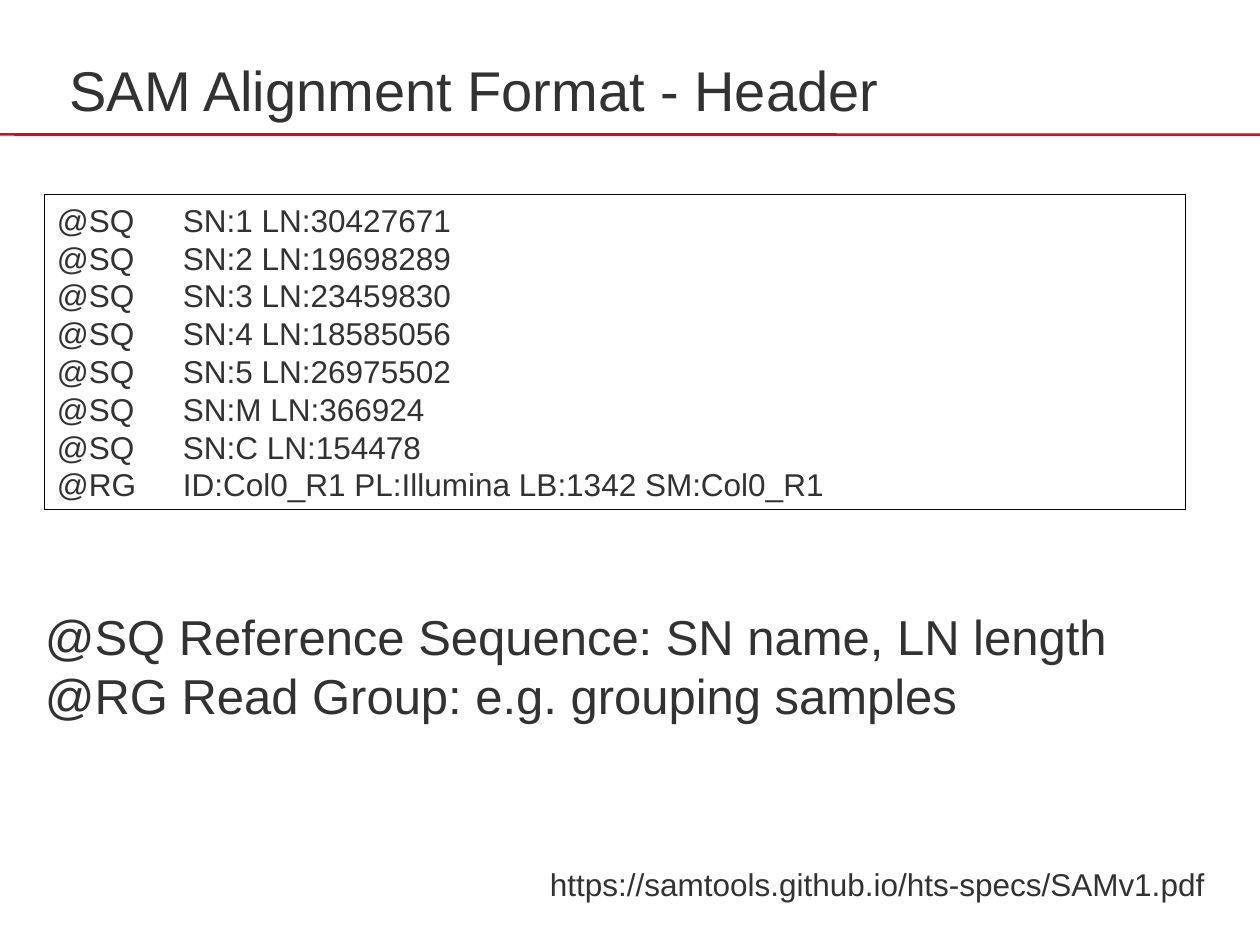
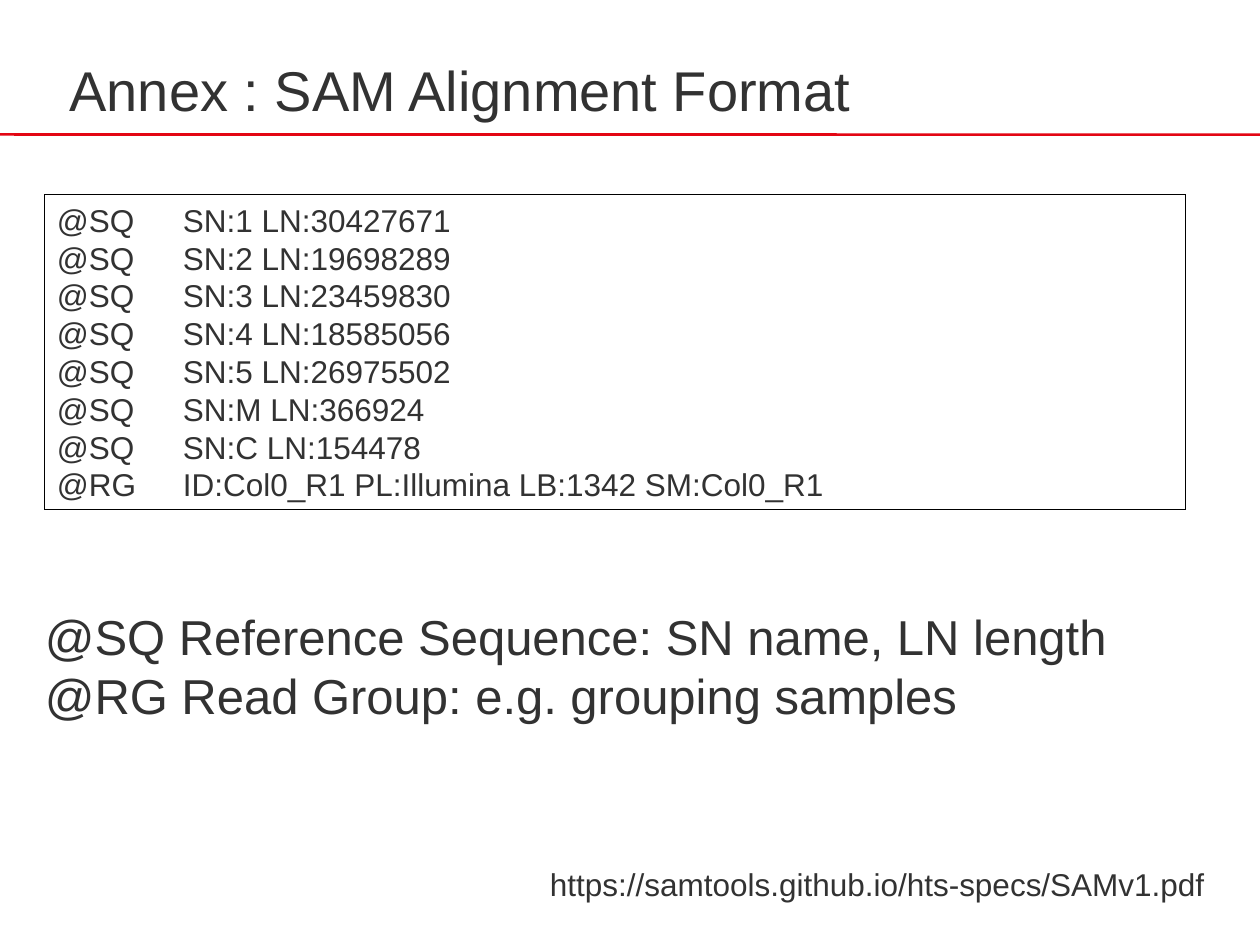
Before and after one commit to sib-swiss/RNAseq-introduction-training, a slide deck: slide 22 of docs/assets/pptx/RNA-Seq_04_Mapping.pptx (slide 15 before the commit). Drawn at 1260x945 pixels with LibreOffice and Linux fonts; fonts in the diff are those of the drawing. Boxes give left, top, right and bottom in pixels: in the first picture for what was removed or moved away, otherwise in the second. Text is boxed around its words. In the diff, an @@ line names an element or a change of style, - is before the commit and + after.

```diff
--- a/docs/assets/pptx/RNA-Seq_04_Mapping.pptx
+++ b/docs/assets/pptx/RNA-Seq_04_Mapping.pptx
@@ text at bbox=[69, 70, 850, 121]: text changed @@
-SAM Alignment Format - Header
+Annex : SAM Alignment Format
```
Also in this commit, not shown: 8 other slides changed, 10 slides added, 6 slides removed, 6 other files.
